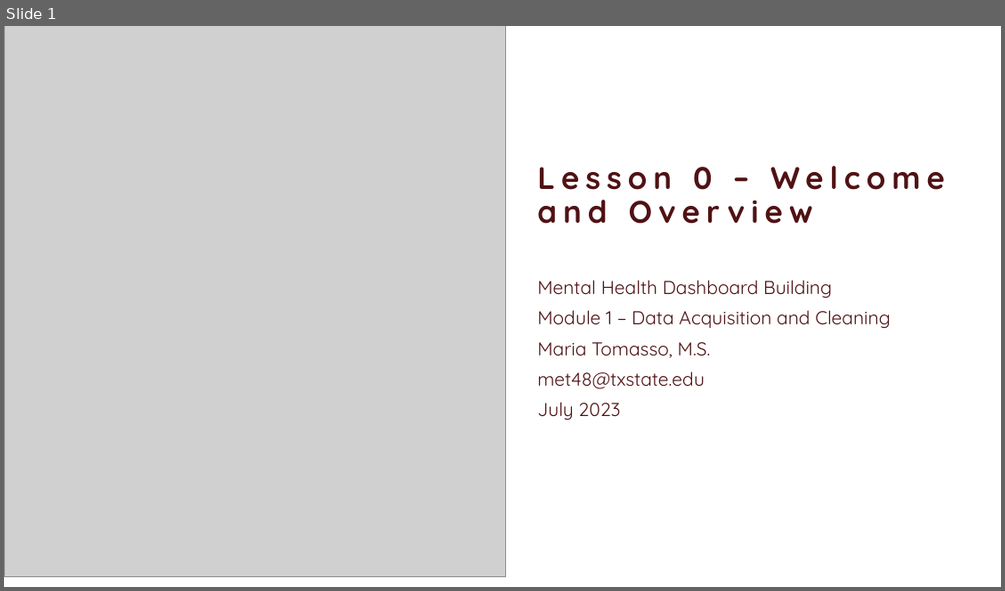
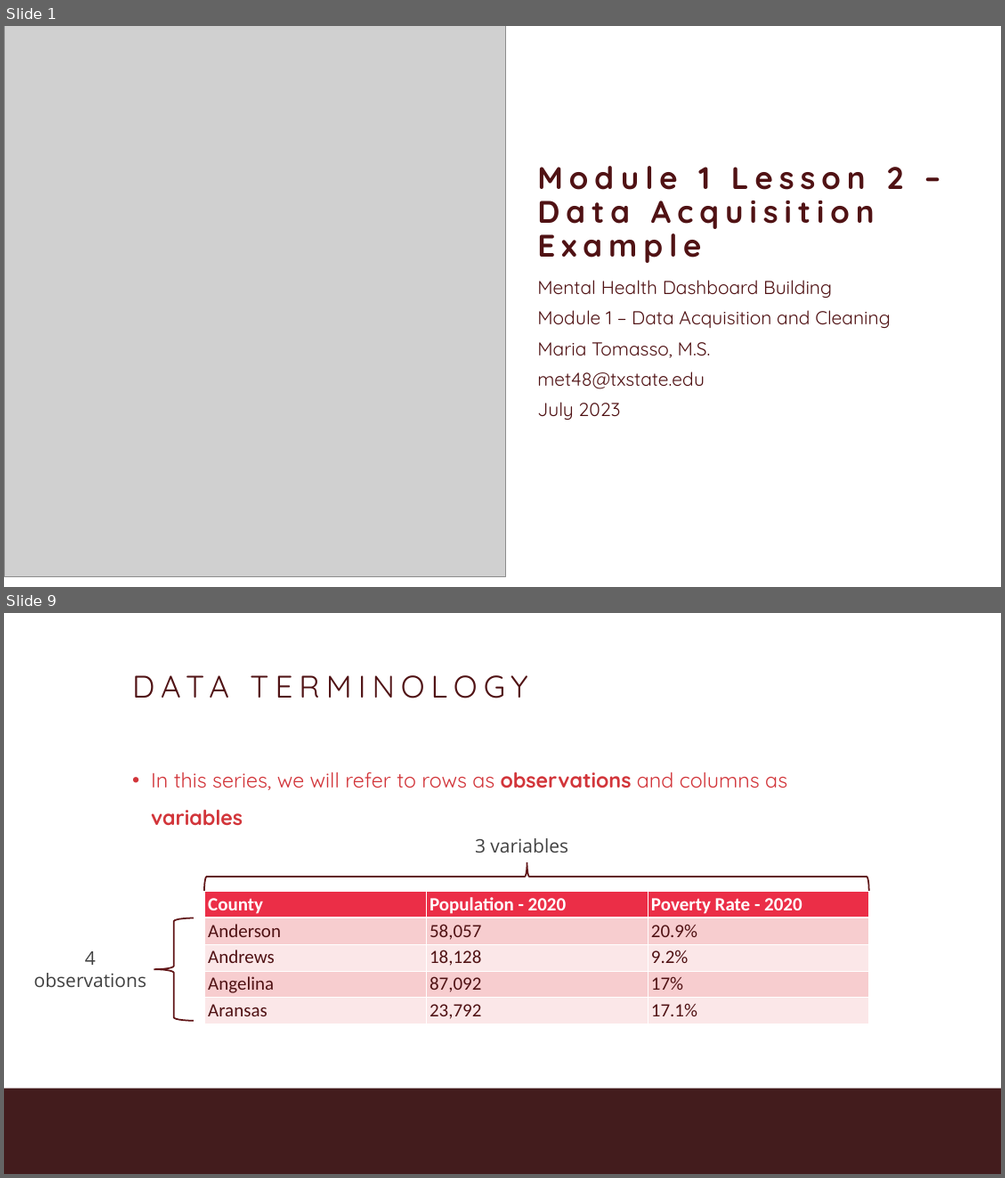
Before and after one commit to MariaElise-T/MH_Dashboard_Tutorial, a slide deck: Formatted Slides/Module1_Video2.pptx. Shown one above the other, each under a label of ours: slide 1 before the commit, slides 1 and 9 after it; the slides between them are not shown. The pictures are 1005x591 and 1005x1178 pixels, drawn with LibreOffice and Linux fonts; fonts in the diff are those of the drawing; grey boxes stand for pictures; background and template pictures are left out. Boxes give left, top, right and bottom in pixels: in the first picture for what was removed or moved away, otherwise in the second. Text is boxed around its words. In the diff, an @@ line names an element or a change of style, - is before the commit and + after.

```diff
--- a/Formatted Slides/Module1_Video2.pptx
+++ b/Formatted Slides/Module1_Video2.pptx
@@ slide 9 added at <box>4,613,1001,1174</box>, background #FFFFFF; not listed: 1 template element that a slide beside it also shows @@
@@ title added at <box>129,669,876,715</box>, 60 pt, text #501214 @@
+DATA TERMINOLOGY
@@ text added at <box>151,771,787,826</box>, 40 pt, text #D2353A @@
+• In this series, we will refer to rows as observations and columns as variables
@@ text added at <box>475,838,568,852</box>, 36 pt, text #414141 @@
+3 variables
@@ left brace added at <box>204,862,869,891</box>, outline #611618 3 pt @@
@@ table added at <box>204,891,869,1022</box>, 5 rows, 3 columns @@
+County | Population - 2020 | Poverty Rate - 2020
+Anderson | 58,057 | 20.9%
+Andrews | 18,128 | 9.2%
+Angelina | 87,092 | 17%
+Aransas | 23,792 | 17.1%
@@ left brace added at <box>154,918,194,1021</box>, outline #611618 3 pt @@
@@ text added at <box>34,951,146,987</box>, 36 pt, text #414141 @@
+4 observations
@@ slide 1 changed as well @@
@@ title at <box>537,166,904,263</box>: text changed @@
-Lesson 0 – Welcome and Overview
+Module 1 Lesson 2 – Data Acquisition Example
```
Also in this commit, not shown: 2 other slides changed, 16 other slides added, 9 other files.
